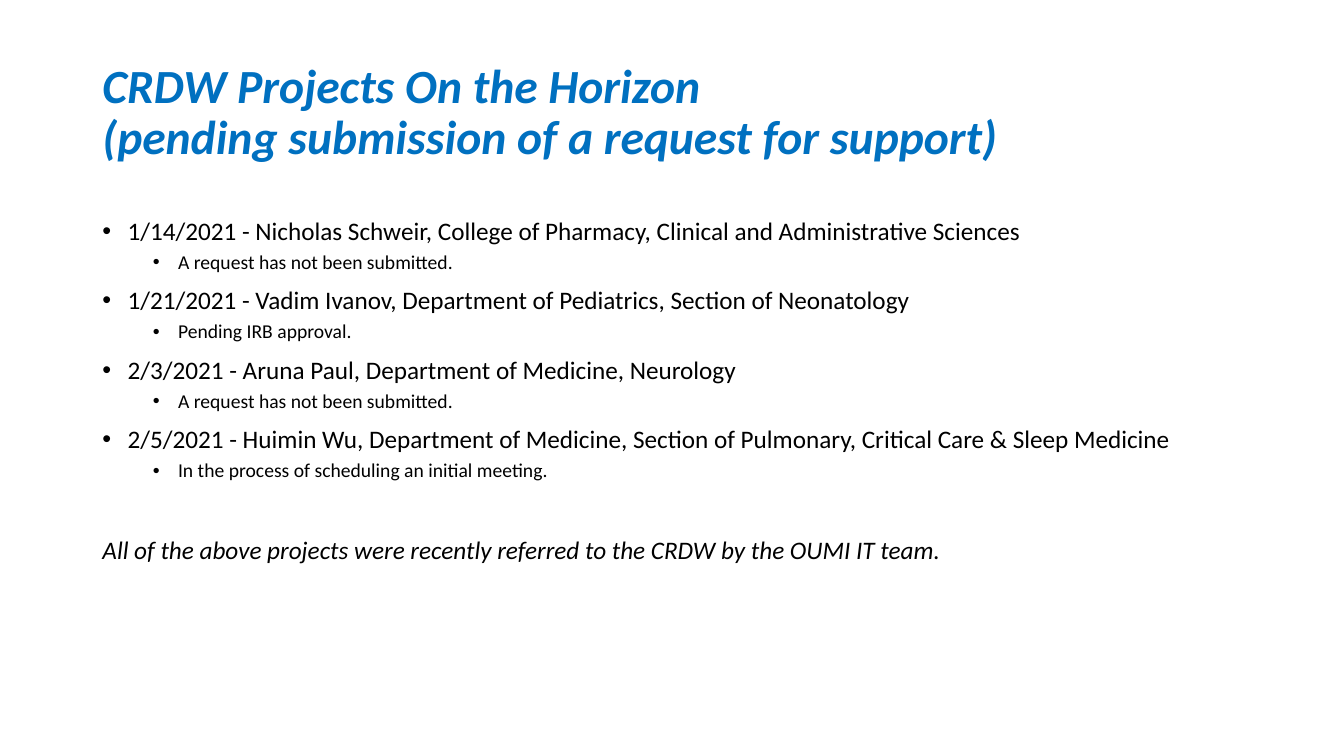
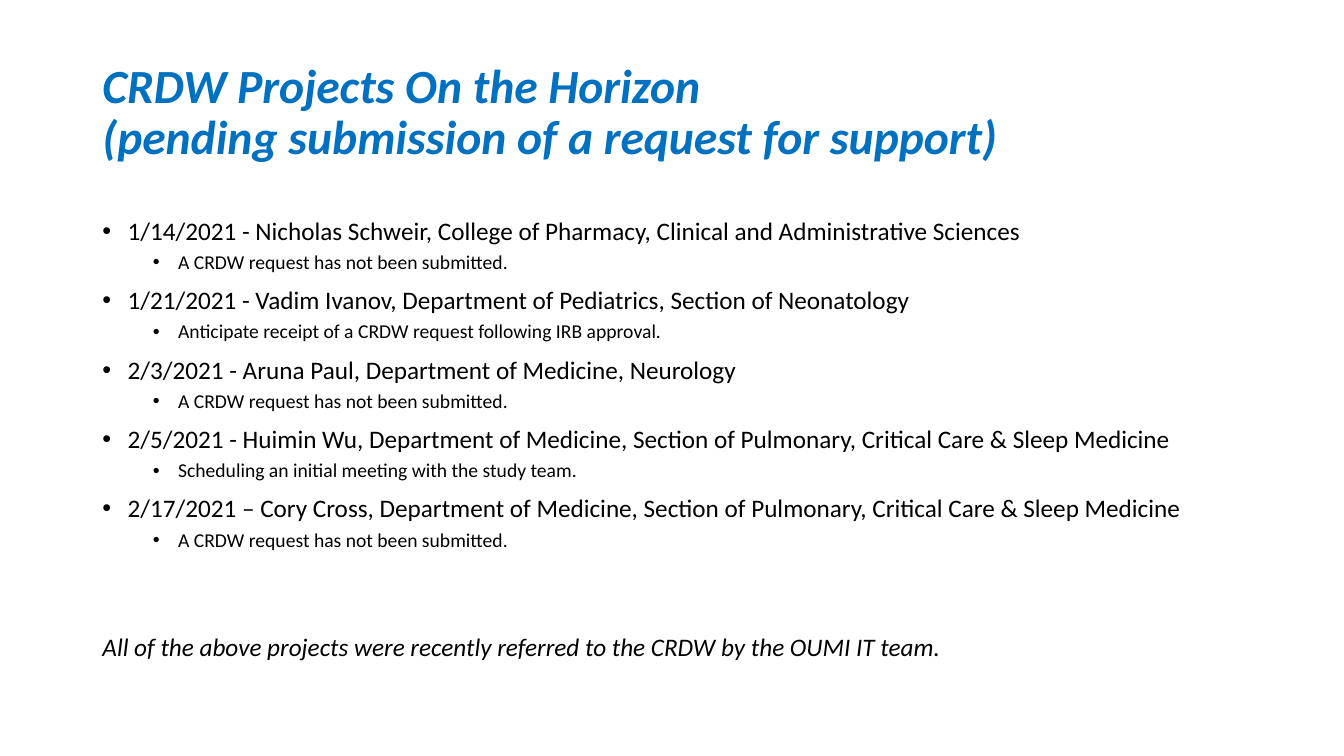
Before and after one commit to OuhscBbmc/prairie-outpost-public, a slide deck: slide 38 of publications/presentation-2021-03-aac/crdw-2021-03.pptx (slide 35 before the commit). Drawn at 1344x756 pixels with LibreOffice and Linux fonts; fonts in the diff are those of the drawing. Boxes give left, top, right and bottom in pixels: in the first picture for what was removed or moved away, otherwise in the second. Text is boxed around its words. In the diff, an @@ line names an element or a change of style, - is before the commit and + after.

Commit message:
updated slides for meeting on 2021-03-10

```diff
--- a/publications/presentation-2021-03-aac/crdw-2021-03.pptx
+++ b/publications/presentation-2021-03-aac/crdw-2021-03.pptx
@@ text at [178, 255, 508, 272]: text changed @@
-  • A request has not been submitted.
+  • A CRDW request has not been submitted.
@@ text at [178, 324, 661, 342]: text changed @@
-  • Pending IRB approval.
+  • Anticipate receipt of a CRDW request following IRB approval.
@@ text at [178, 394, 508, 411]: text changed @@
-  • A request has not been submitted.
+  • A CRDW request has not been submitted.
@@ text at [128, 463, 1180, 550]: text changed; size 14 to 18 pt @@
-  • In the process of scheduling an initial meeting.
+  • Scheduling an initial meeting with the study team.
+• 2/17/2021 – Cory Cross, Department of Medicine, Section of Pulmonary, Critical Care & Sleep Medicine
+  • A CRDW request has not been submitted.
```
Also in this commit, not shown: 16 other slides changed, 3 slides added.
